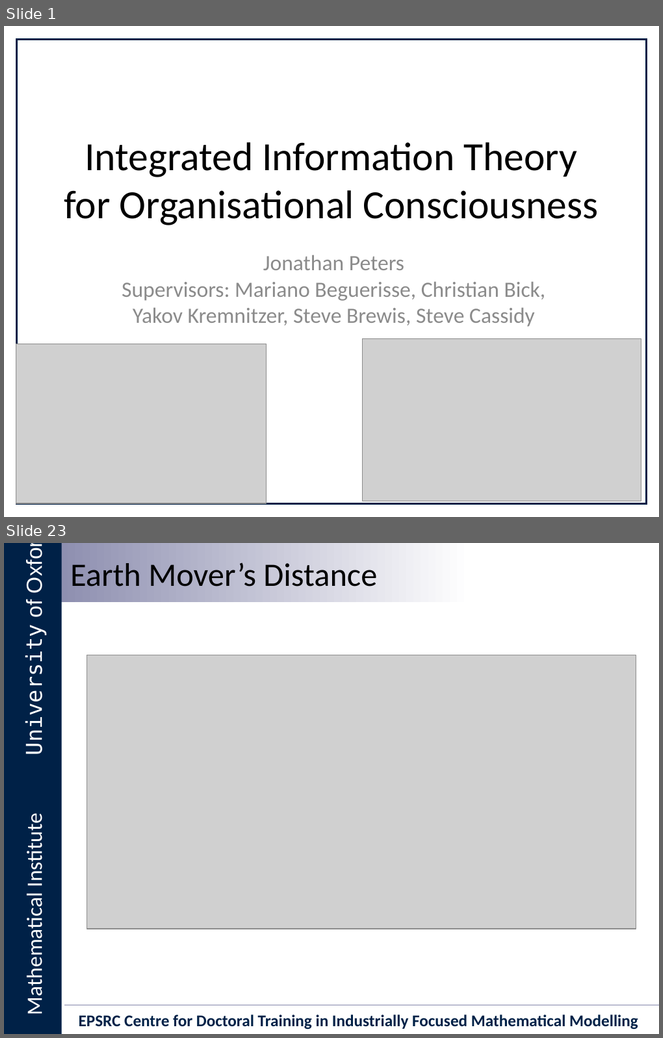
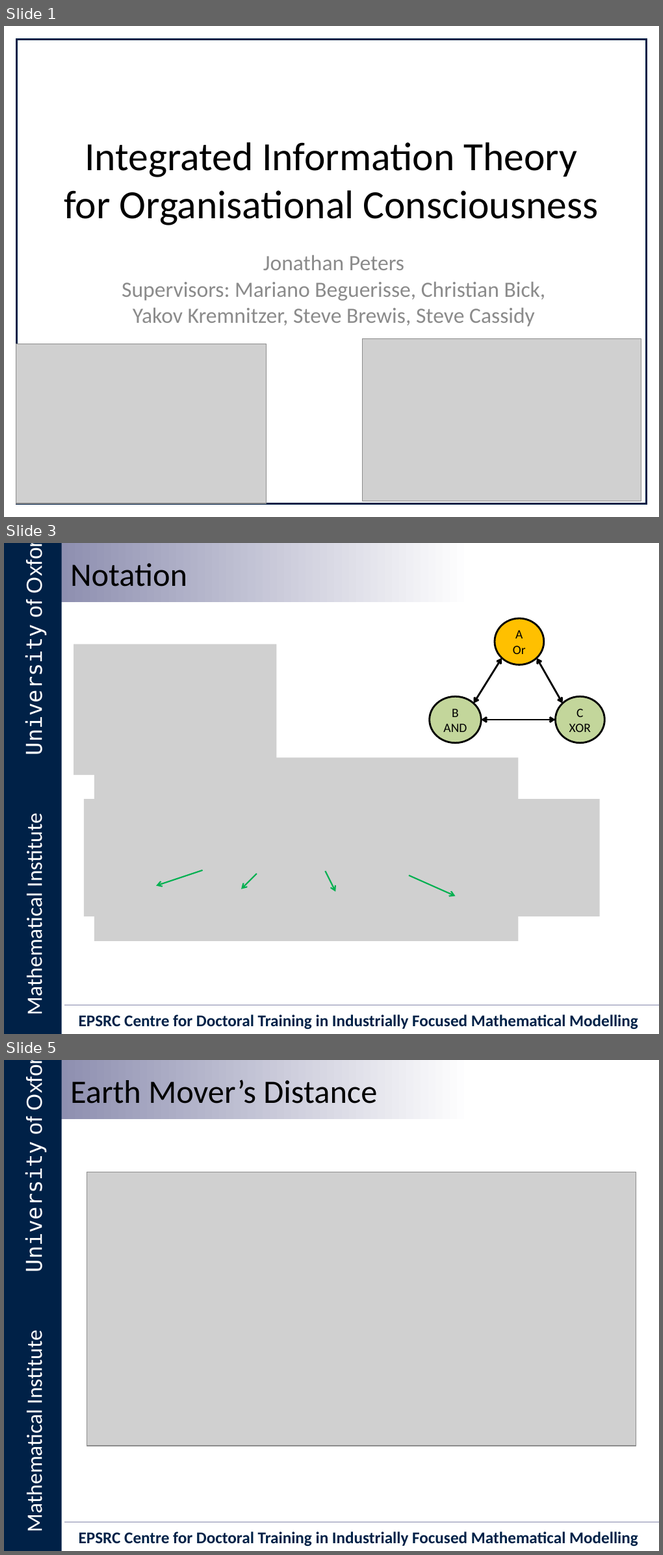
Before and after one commit to Ectheleon/IIT-Mini-Project, a slide deck: Writeup/Presentation/Integrated Information Theory for Organisational Consciousness.pptx. Shown one above the other, each under a label of ours: slides 1 and 23 before the commit, slides 1, 3 and 5 after it; the slides between them are not shown. The pictures are 663x1038 and 663x1555 pixels, drawn with LibreOffice and Linux fonts; fonts in the diff are those of the drawing; grey boxes stand for pictures; background and template pictures are left out. Boxes give left, top, right and bottom in pixels: in the first picture for what was removed or moved away, otherwise in the second. Text is boxed around its words. In the diff, an @@ line names an element or a change of style, - is before the commit and + after.

```diff
--- a/Writeup/Presentation/Integrated Information Theory for Organisational Consciousness.pptx
+++ b/Writeup/Presentation/Integrated Information Theory for Organisational Consciousness.pptx
@@ slide 3 added at <box>4,543,659,1034</box>, background #FFFFFF; not listed: 6 template elements that a slide beside it also shows @@
@@ text added at <box>70,563,187,587</box>, 36 pt, text #000000 @@
+Notation
@@ ellipse added at <box>495,618,544,665</box>, fill #FFC000, outline #000000 2 pt, 14 pt, text #000000 @@
+A
+Or
@@ picture added at <box>74,644,276,776</box> @@
@@ double arrow added from (502, 658) to (474, 704), #000000 2 pt @@
@@ double arrow added from (537, 658) to (563, 704), #000000 2 pt @@
@@ ellipse added at <box>429,696,481,743</box>, fill #C3D69B, outline #000000 2 pt, 14 pt, text #000000 @@
+B AND
@@ ellipse added at <box>556,696,605,743</box>, fill #C3D69B, outline #000000 2 pt, 14 pt, text #000000 @@
+C
+XOR
@@ double arrow added from (482, 720) to (556, 720), #000000 2 pt @@
@@ picture added at <box>94,758,518,941</box> @@
@@ picture added at <box>84,799,599,917</box> @@
@@ arrow added from (202, 871) to (156, 886), #00B050 1.5 pt @@
@@ arrow added from (257, 874) to (241, 889), #00B050 1.5 pt @@
@@ arrow added from (325, 871) to (336, 891), #00B050 1.5 pt @@
@@ arrow added from (409, 876) to (456, 896), #00B050 1.5 pt @@
@@ what was slide 23 is now slide 5 @@
```
Also in this commit, not shown: 5 slides changed, 1 other slide added.
